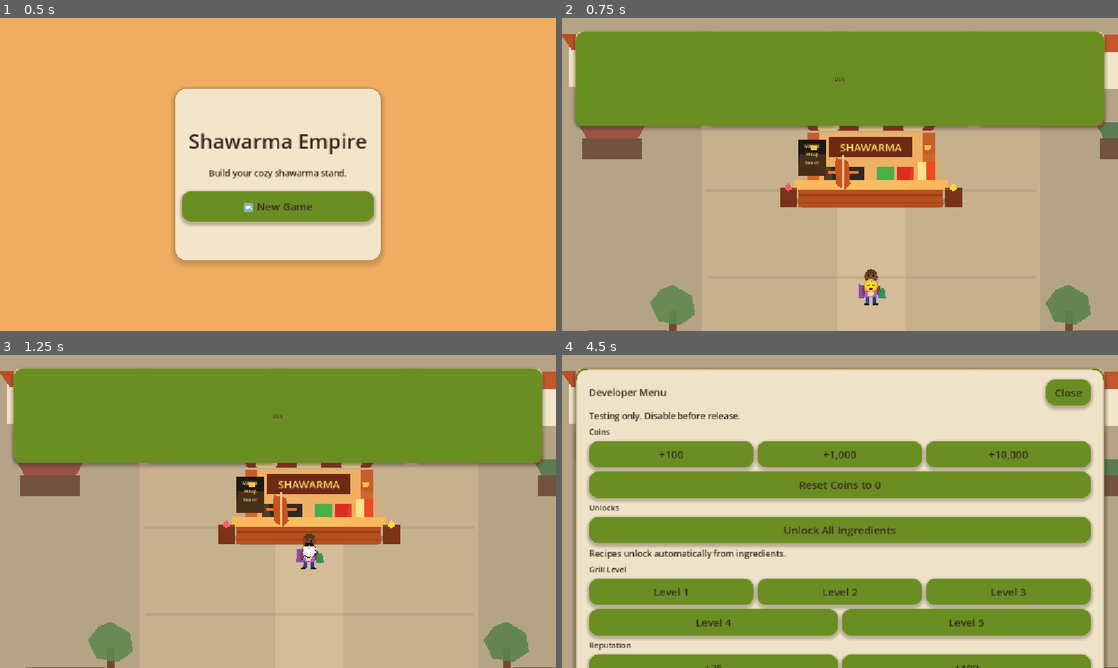
Above: before the commit, frames 1-4 (two rows, left to right).
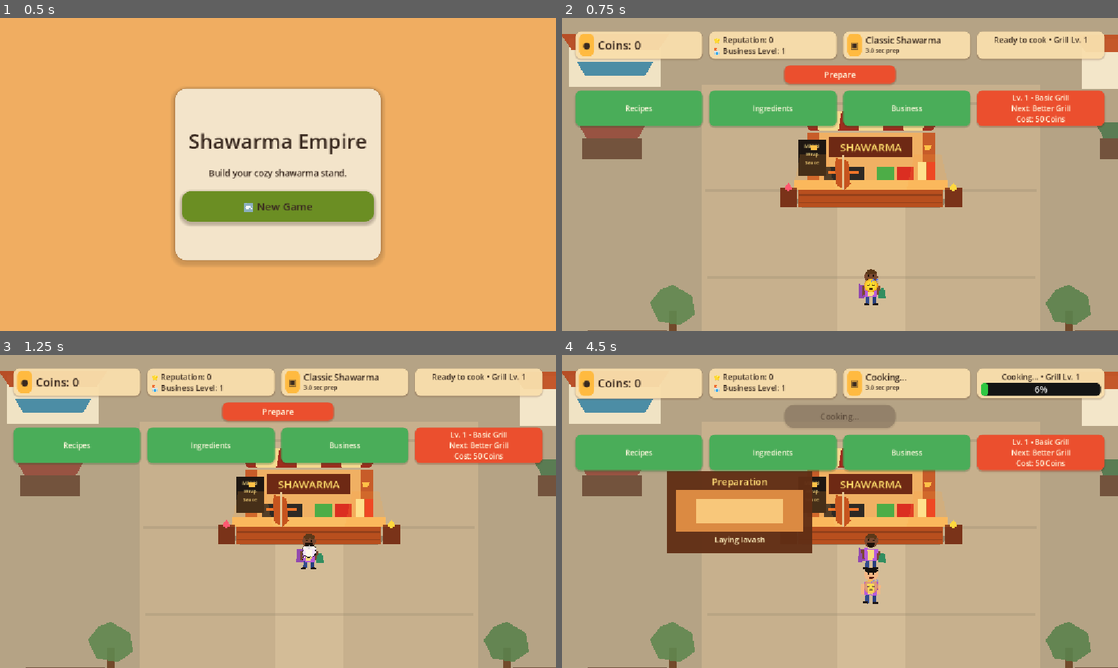
Above: after the commit, the same moments.

Repository: pyto159/ShawarmaEmpire
Game: Godot game, scene res://Scenes/MainMenu.tscn
The game is run twice, just before and just after one commit, with the same random seed, the same clock (stepped at 60 frames per second) and the same inputs.
Inputs (mouse positions are in pixels of both pictures, inside the frame that each line leads up to):
- Up to frame 1 (0.5 s): no input
- Up to frame 2 (0.75 s): click "🆕 New Game" at 0.5 s
- Up to frame 3 (1.25 s): no input
- Up to frame 4 (4.5 s): click "Lv. 1 • Basic Grill Next: Bet…" at 1.25 s; click (673, 592) at 2 s, where only the run before the commit has a clickable "Level 1"; click (673, 592) at 2.75 s, where only the run before the commit has a clickable "Level 1"; click "Lv. 1 • Basic Grill Next: Bet…" at 3.5 s; click "Prepare" at 4.25 s

Frame 1 is identical in both runs. In frame 2, 30% of the frame differs, in the area x 2-98%, y 4-36%; in frame 3, 30%; in frame 4, 88%, in the area x 2-98%, y 4-100%.

Commit message:
Make developer button unobtrusive

Diff:
--- a/shawarma-empire/Scenes/UI/GameHUD.tscn
+++ b/shawarma-empire/Scenes/UI/GameHUD.tscn
@@ -77,12 +77,13 @@
 [node name="GameHUD" type="MarginContainer"]
 z_index = 100
 mouse_filter = 1
-anchors_preset = 10
+anchors_preset = 15
 anchor_right = 1.0
+anchor_bottom = 1.0
 offset_left = 14.0
 offset_top = 14.0
 offset_right = -14.0
-offset_bottom = 202.0
+offset_bottom = -14.0
 script = ExtResource("1_game_hud")
 
 [node name="Content" type="VBoxContainer" parent="."]
--- a/shawarma-empire/Scripts/UI/GameHUD.gd
+++ b/shawarma-empire/Scripts/UI/GameHUD.gd
@@ -44,8 +44,16 @@
 const DEV_BUTTON_TEXT: String = "DEV"
 const DEV_MENU_TITLE: String = "Developer Menu"
 const DEV_MENU_TESTING_NOTE: String = "Testing only. Disable before release."
-const DEV_BUTTON_SIZE: Vector2 = Vector2(52.0, 32.0)
+const DEV_BUTTON_SIZE: Vector2 = Vector2(40.0, 40.0)
 const DEV_BUTTON_FONT_SIZE: int = 11
+const DEV_BUTTON_MARGIN: float = 14.0
+const DEV_BUTTON_CORNER_RADIUS: int = 10
+const DEV_BUTTON_SHADOW_SIZE: int = 3
+const DEV_BUTTON_SHADOW_OFFSET: Vector2 = Vector2(0.0, 2.0)
+const DEV_BUTTON_BG_COLOR: Color = Color(0.29, 0.24, 0.12, 0.92)
+const DEV_BUTTON_HOVER_COLOR: Color = Color(0.36, 0.29, 0.15, 0.96)
+const DEV_BUTTON_PRESSED_COLOR: Color = Color(0.22, 0.18, 0.09, 0.96)
+const DEV_BUTTON_SHADOW_COLOR: Color = Color(0.12, 0.08, 0.03, 0.28)
 const DEV_MENU_WIDTH: float = 320.0
 const DEV_MENU_HEIGHT: float = 460.0
 const DEV_MENU_MARGIN: float = 14.0
@@ -77,6 +85,7 @@
 var _recipes_panel: PanelContainer
 var _ingredients_panel: PanelContainer
 var _business_panel: PanelContainer
+var _developer_ui: Control
 var _dev_button: Button
 var _dev_panel: PanelContainer
 
@@ -111,6 +120,9 @@
 
 func _exit_tree() -> void:
 	_disconnect_cooking_stand_signals()
+	if _developer_ui != null and is_instance_valid(_developer_ui):
+		_developer_ui.queue_free()
+		_developer_ui = null
 	if GameManager.currency_changed.is_connected(_on_currency_changed):
 		GameManager.currency_changed.disconnect(_on_currency_changed)
 	if GameManager.upgrades_changed.is_connected(_on_upgrades_changed):
@@ -329,23 +341,55 @@
 	if not enable_dev_menu:
 		return
 
+	_developer_ui = Control.new()
+	_developer_ui.name = "DeveloperUI"
+	_developer_ui.mouse_filter = Control.MOUSE_FILTER_IGNORE
+	_developer_ui.set_anchors_preset(Control.PRESET_FULL_RECT)
+	_developer_ui.z_index = 10
+	var developer_parent: Node = get_parent() if get_parent() != null else self
+	developer_parent.add_child(_developer_ui)
+
 	_dev_button = Button.new()
 	_dev_button.text = DEV_BUTTON_TEXT
 	_dev_button.custom_minimum_size = DEV_BUTTON_SIZE
+	_dev_button.size = DEV_BUTTON_SIZE
+	_dev_button.mouse_filter = Control.MOUSE_FILTER_STOP
 	_dev_button.add_theme_font_size_override("font_size", DEV_BUTTON_FONT_SIZE)
-	_dev_button.set_anchors_preset(Control.PRESET_TOP_RIGHT)
-	_dev_button.position = Vector2(-DEV_BUTTON_SIZE.x, 0.0)
+	_dev_button.add_theme_color_override("font_color", Color.WHITE)
+	_dev_button.add_theme_color_override("font_hover_color", Color.WHITE)
+	_dev_button.add_theme_color_override("font_pressed_color", Color.WHITE)
+	_dev_button.add_theme_color_override("font_focus_color", Color.WHITE)
+	_dev_button.add_theme_stylebox_override("normal", _create_dev_button_style(DEV_BUTTON_BG_COLOR, true))
+	_dev_button.add_theme_stylebox_override("hover", _create_dev_button_style(DEV_BUTTON_HOVER_COLOR, true))
+	_dev_button.add_theme_stylebox_override("pressed", _create_dev_button_style(DEV_BUTTON_PRESSED_COLOR, false))
+	_dev_button.add_theme_stylebox_override("focus", StyleBoxEmpty.new())
+	_dev_button.set_anchors_preset(Control.PRESET_BOTTOM_LEFT)
+	_dev_button.position = Vector2(DEV_BUTTON_MARGIN, -DEV_BUTTON_SIZE.y - DEV_BUTTON_MARGIN)
 	_dev_button.pressed.connect(_on_dev_button_pressed)
-	add_child(_dev_button)
+	_developer_ui.add_child(_dev_button)
 
 	_dev_panel = _create_base_panel(DEV_MENU_TITLE)
 	_dev_panel.custom_minimum_size = Vector2(DEV_MENU_WIDTH, DEV_MENU_HEIGHT)
 	_dev_panel.size = Vector2(DEV_MENU_WIDTH, DEV_MENU_HEIGHT)
-	_dev_panel.set_anchors_preset(Control.PRESET_TOP_RIGHT)
-	_dev_panel.position = Vector2(-DEV_MENU_WIDTH - DEV_MENU_MARGIN, DEV_BUTTON_SIZE.y + DEV_MENU_MARGIN)
-	add_child(_dev_panel)
+	_dev_panel.set_anchors_preset(Control.PRESET_BOTTOM_LEFT)
+	_dev_panel.position = Vector2(DEV_BUTTON_MARGIN, -DEV_MENU_HEIGHT - DEV_BUTTON_SIZE.y - DEV_MENU_MARGIN - DEV_BUTTON_MARGIN)
+	_developer_ui.add_child(_dev_panel)
 	_populate_dev_panel()
 	_dev_panel.hide()
+
+
+func _create_dev_button_style(background_color: Color, include_shadow: bool) -> StyleBoxFlat:
+	var style: StyleBoxFlat = StyleBoxFlat.new()
+	style.bg_color = background_color
+	style.corner_radius_top_left = DEV_BUTTON_CORNER_RADIUS
+	style.corner_radius_top_right = DEV_BUTTON_CORNER_RADIUS
+	style.corner_radius_bottom_right = DEV_BUTTON_CORNER_RADIUS
+	style.corner_radius_bottom_left = DEV_BUTTON_CORNER_RADIUS
+	if include_shadow:
+		style.shadow_color = DEV_BUTTON_SHADOW_COLOR
+		style.shadow_size = DEV_BUTTON_SHADOW_SIZE
+		style.shadow_offset = DEV_BUTTON_SHADOW_OFFSET
+	return style
 
 
 func _populate_dev_panel() -> void:
